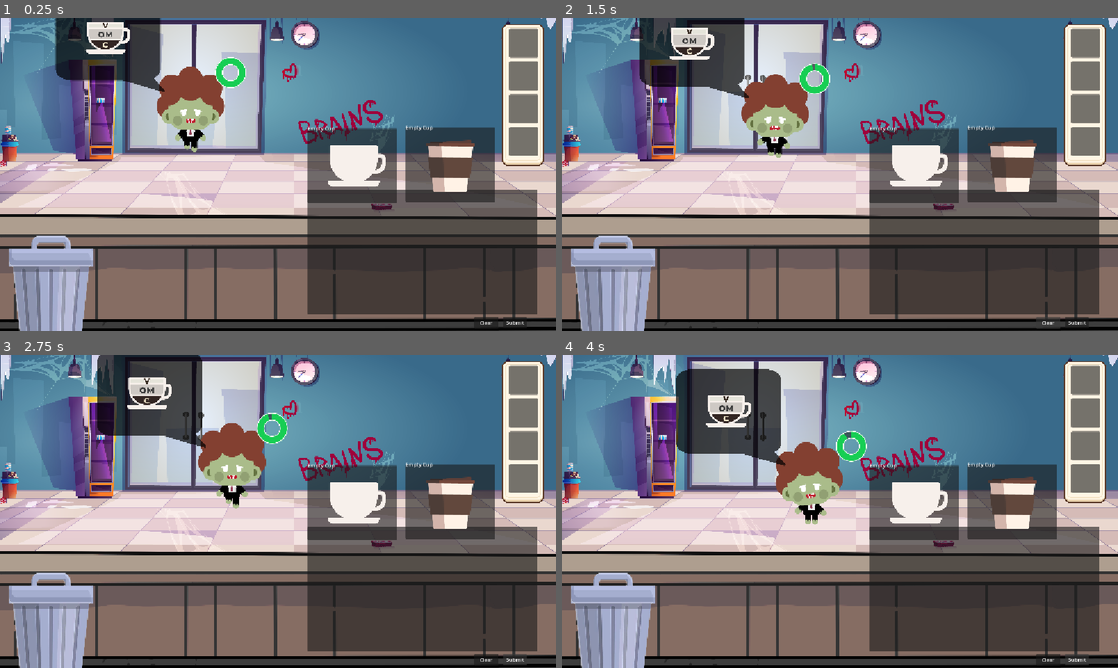
Above: before the commit, frames 1-4 (two rows, left to right).
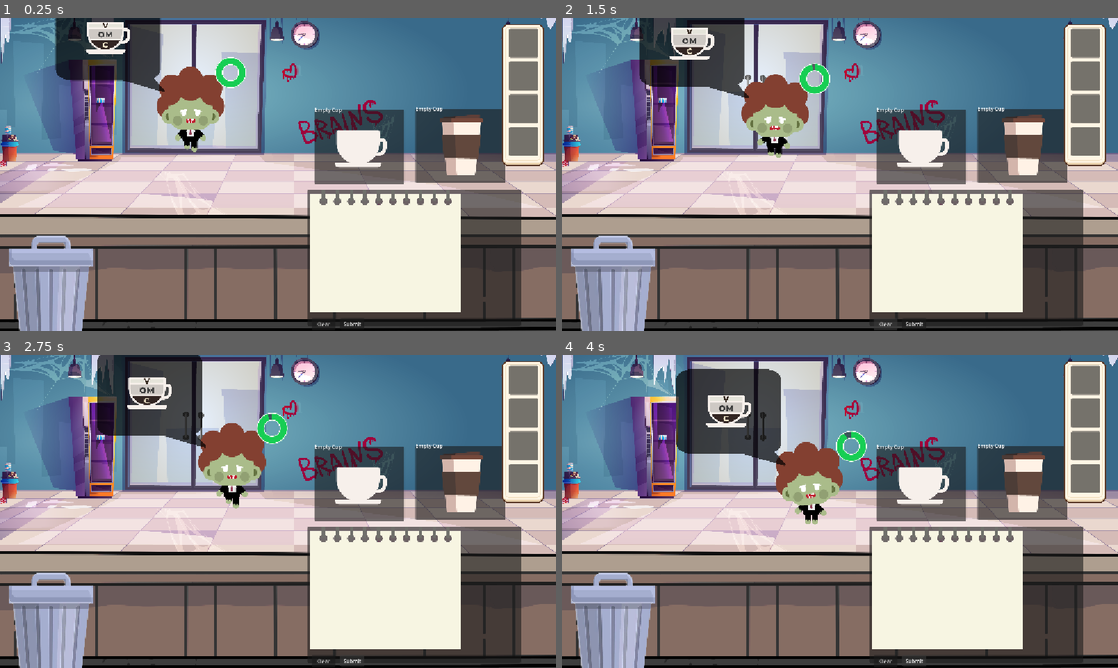
Above: after the commit, the same moments.

Repository: fishlis/SM2603-asm2
Game: Godot game, scene res://scenes/main.tscn
Two runs of this game, one before a commit and one after it. Both use one fixed random seed, a clock stepped at 60 frames per second and the inputs below. The project has no main scene, so this scene is started directly.
Inputs:
- Up to frame 1 (0.25 s): no input
- Up to frame 2 (1.5 s): click "Submit" at 0.5 s; click "Clear" at 1.25 s
- Up to frame 3 (2.75 s): click "Submit" at 2 s
- Up to frame 4 (4 s): click "Clear" at 2.75 s; click "Submit" at 3.5 s

The runs differ from the first frame. In frame 1, 19% of the frame differs, in the area x 55-97%, y 28-99%; in frame 2, 19%; in frame 3, 19%, in the area x 55-97%, y 28-100%; in frame 4, 19%.

Commit message:
added notepad texture to drawing pad

Diff:
--- a/scenes/drawing_pad.tscn
+++ b/scenes/drawing_pad.tscn
@@ -3,6 +3,7 @@
 [ext_resource type="Script" uid="uid://dy2c18w2efah7" path="res://script/drawing_pad.gd" id="1_x367w"]
 [ext_resource type="PackedScene" uid="uid://beqcjunkseu5m" path="res://scenes/component_card.tscn" id="2_wqv57"]
 [ext_resource type="Script" uid="uid://bgm16lokgevvy" path="res://script/cup_slot.gd" id="3_3rvac"]
+[ext_resource type="Texture2D" uid="uid://bnqbnqhx38msd" path="res://assets/UI/Asset 1.png" id="3_pd0h4"]
 [ext_resource type="Texture2D" uid="uid://ck2iamaci1fjx" path="res://assets/coffee_icons/cup.png" id="4_aprco"]
 [ext_resource type="Texture2D" uid="uid://7ikn5rv2wfx4" path="res://assets/coffee_icons/coffee_togo.png" id="5_aprco"]
 [ext_resource type="PackedScene" path="res://scenes/animated_ingredient_text.tscn" id="6_anim"]
@@ -15,8 +16,8 @@
 anchor_bottom = 1.0
 offset_left = 13.0
 offset_top = -295.0
-offset_right = 750.3134
-offset_bottom = 134.85071
+offset_right = 508.52237
+offset_bottom = 105.0
 grow_vertical = 0
 scale = Vector2(0.67, 0.67)
 script = ExtResource("1_x367w")
@@ -26,17 +27,26 @@
 
 [node name="Canvas" type="Panel" parent="." unique_id=224659663]
 layout_mode = 1
-anchors_preset = 15
-anchor_right = 1.0
-anchor_bottom = 1.0
-offset_right = -50.0
-offset_bottom = -52.0
+anchors_preset = -1
+anchor_right = 0.64500004
+anchor_bottom = 0.87900007
+offset_right = 169.94028
+offset_bottom = 36.459656
 grow_horizontal = 2
 grow_vertical = 2
 mouse_filter = 2
 
+[node name="TextureRect" type="TextureRect" parent="Canvas" unique_id=1922768107]
+layout_mode = 0
+offset_left = 7.4626865
+offset_top = -1.4925373
+offset_right = 476.48288
+offset_bottom = 377.6119
+texture = ExtResource("3_pd0h4")
+expand_mode = 1
+
 [node name="Line2D" type="Line2D" parent="." unique_id=1180683425]
-points = PackedVector2Array(883, 387)
+points = PackedVector2Array(432.83582, 353.73132)
 width = 6.0
 begin_cap_mode = 2
 end_cap_mode = 2
@@ -52,25 +62,26 @@
 
 [node name="SubmitButton" type="Button" parent="." unique_id=1292205306]
 layout_mode = 0
-offset_left = 604.47766
-offset_top = 392.5373
-offset_right = 679.0448
-offset_bottom = 426.56714
+offset_left = 101.492584
+offset_top = 397.0149
+offset_right = 176.05972
+offset_bottom = 431.04474
 text = "Submit"
 
 [node name="ClearButton" type="Button" parent="." unique_id=95249433]
 layout_mode = 0
-offset_left = 516.4179
-offset_top = 392.5373
-offset_right = 590.0448
-offset_bottom = 428.0597
+offset_left = 13.432844
+offset_top = 397.0149
+offset_right = 87.05974
+offset_bottom = 432.5373
 text = "Clear"
 
 [node name="CupSlot" type="Panel" parent="." unique_id=608301026]
 layout_mode = 0
-offset_top = -189.55225
-offset_right = 277.61194
-offset_bottom = 40.0
+offset_left = 22.38806
+offset_top = -247.7612
+offset_right = 300.0
+offset_bottom = -18.208954
 script = ExtResource("3_3rvac")
 
 [node name="TextureRect" type="TextureRect" parent="CupSlot" unique_id=106235568]
@@ -79,12 +90,13 @@
 anchor_right = 1.0
 anchor_bottom = 0.869
 offset_left = 62.68656
-offset_top = 50.746277
-offset_right = 45.074615
-offset_bottom = 37.265366
+offset_top = 64.17911
+offset_right = 17.86148
+offset_bottom = 31.230331
 scale = Vector2(0.69, 0.69)
 mouse_filter = 2
 texture = ExtResource("4_aprco")
+expand_mode = 1
 
 [node name="CupLabel" type="Label" parent="CupSlot" unique_id=1144274387]
 layout_mode = 0
@@ -102,10 +114,10 @@
 
 [node name="TogoSlot" type="Panel" parent="." unique_id=2090918549]
 layout_mode = 0
-offset_left = 302.98508
-offset_top = -192.5373
-offset_right = 580.59705
-offset_bottom = 37.014954
+offset_left = 334.32837
+offset_top = -250.74628
+offset_right = 611.9403
+offset_bottom = -21.19403
 script = ExtResource("3_3rvac")
 cup_type = "togo"
 
@@ -114,10 +126,10 @@
 anchors_preset = -1
 anchor_right = 1.0
 anchor_bottom = 0.869
-offset_left = 62.686577
-offset_top = 38.80598
-offset_right = 45.074677
-offset_bottom = 111.32506
+offset_left = 76.11937
+offset_top = 17.91048
+offset_right = 23.652832
+offset_bottom = 137.20906
 scale = Vector2(0.59, 0.59)
 mouse_filter = 2
 texture = ExtResource("5_aprco")
@@ -131,10 +143,10 @@
 [node name="AnimatedText" parent="TogoSlot" unique_id=490930430 instance=ExtResource("6_anim")]
 z_index = 5
 anchors_preset = 0
-offset_left = -1.88854
-offset_top = -26.44402
-offset_right = 218.11147
-offset_bottom = 51.58723
+offset_left = 47.76117
+offset_top = -2.9850445
+offset_right = 267.76117
+offset_bottom = 75.0462
 
 [connection signal="pressed" from="SubmitButton" to="." method="_on_submit_button_pressed"]
 [connection signal="pressed" from="ClearButton" to="." method="_on_clear_button_pressed"]
--- a/script/drawing_pad.gd
+++ b/script/drawing_pad.gd
@@ -42,7 +42,7 @@
 		if event.pressed:
 			current_line = Line2D.new()
 			current_line.width = 6.0
-			current_line.default_color = Color.WHITE
+			current_line.default_color = Color.BLUE
 			$Canvas.add_child(current_line)
 			add_pt(event.position)
 		else:
Binary file added: assets/UI/Asset 1.png
Not shown, added: assets/UI/Asset 1.png.import
